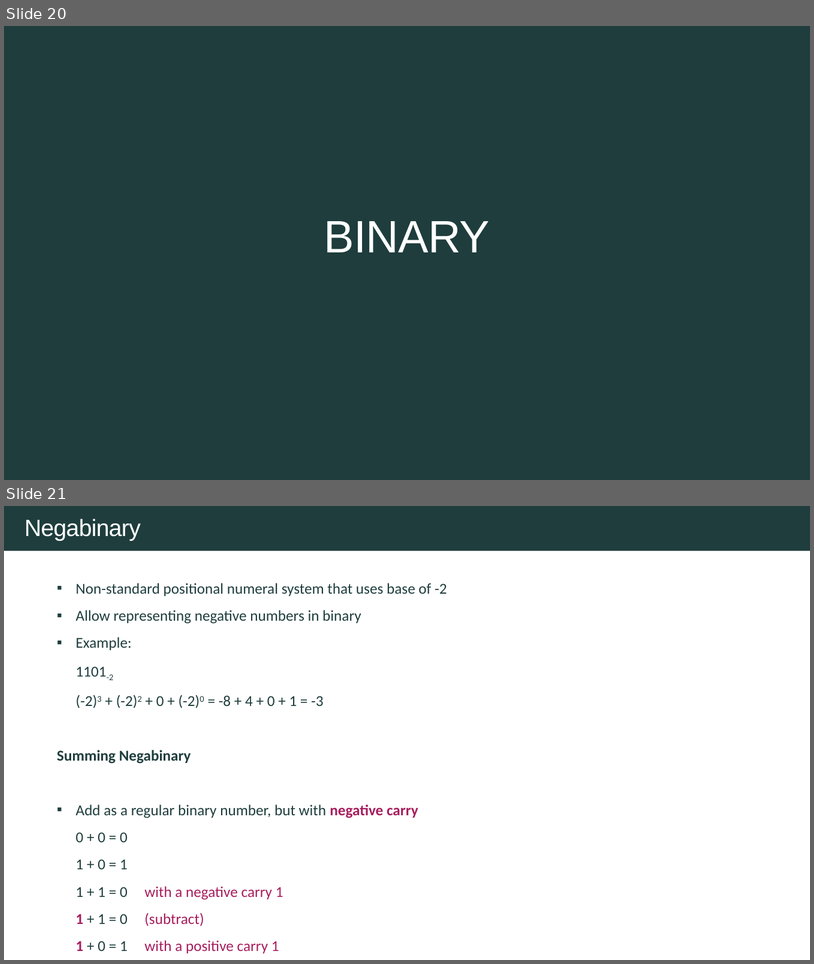
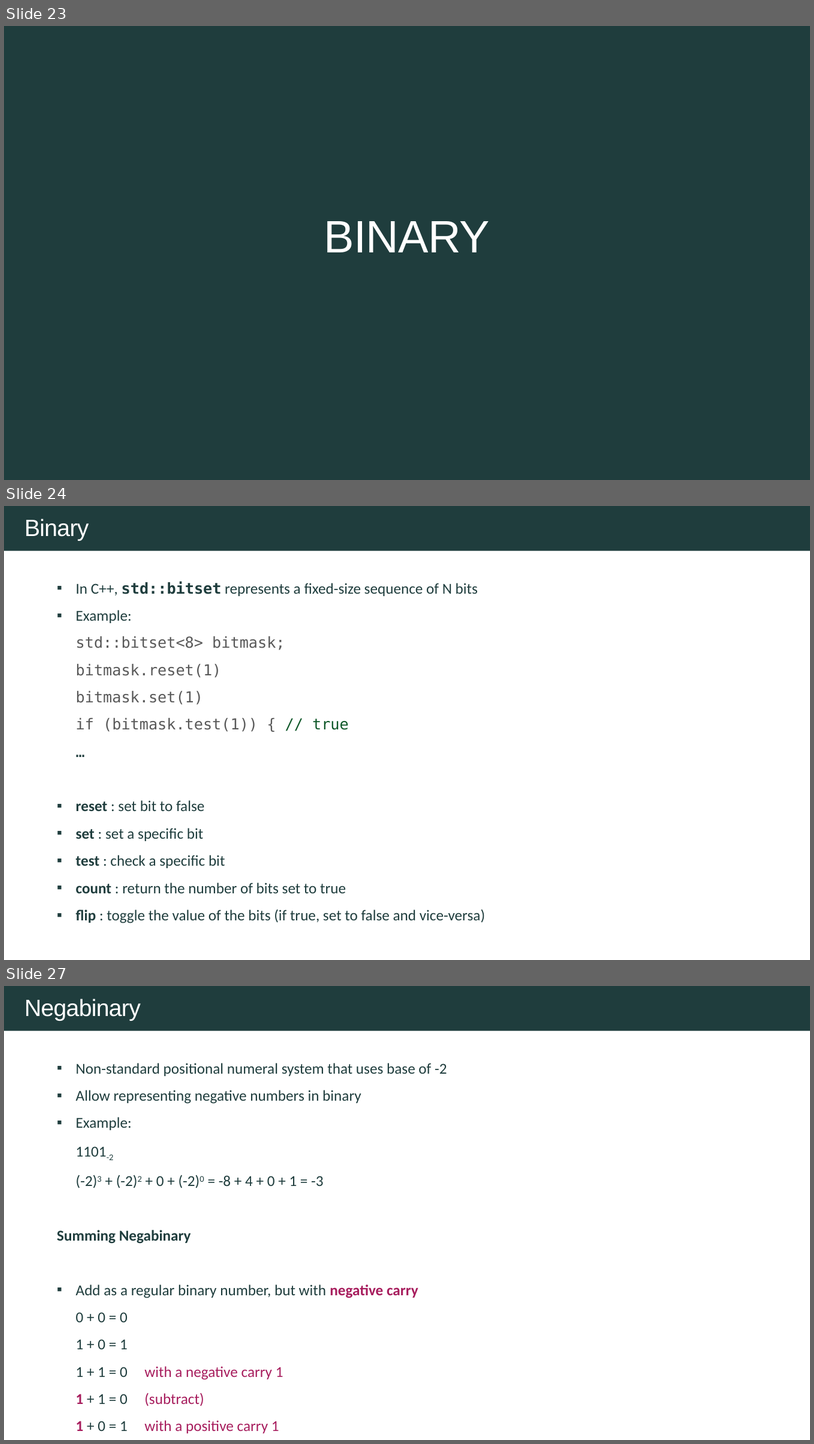
Before and after one commit to rfdavid/coding-interview-handbook-cpp, a slide deck: Algorithm and problem Solving Cheatsheet.pptm. Shown one above the other, each under a label of ours: slides 20 and 21 before the commit, slides 23, 24 and 27 after it; the slides between them are not shown. The pictures are 814x964 and 814x1444 pixels, drawn with LibreOffice and Linux fonts; fonts in the diff are those of the drawing. Boxes give left, top, right and bottom in pixels: in the first picture for what was removed or moved away, otherwise in the second. Text is boxed around its words. In the diff, an @@ line names an element or a change of style, - is before the commit and + after.

Commit message:
added binary info

```diff
--- a/Algorithm and problem Solving Cheatsheet.pptm
+++ b/Algorithm and problem Solving Cheatsheet.pptm
@@ slide 24 added at (4,506,810,960), background #FFFFFF; not listed: 1 template element that a slide beside it also shows @@
@@ text added at (24,519,89,541), 28 pt, text #FFFFFF @@
+Binary
@@ text added at (76,581,485,923), 18 pt, text #1F3D3D @@
+▪ In C++, std::bitset represents a fixed-size sequence of N bits
+▪ Example:
+  std::bitset<8> bitmask;
+  bitmask.reset(1)
+  bitmask.set(1)
+  if (bitmask.test(1)) { // true
+  …
+▪ reset : set bit to false
+▪ set : set a specific bit
+▪ test : check a specific bit
+▪ count : return the number of bits set to true
+▪ flip : toggle the value of the bits (if true, set to false and vice-versa)
@@ what was slide 20 is now slide 23 @@
@@ what was slide 21 is now slide 27 @@
```
Also in this commit, not shown: 4 slides changed, 10 other slides added, 13 other files.
